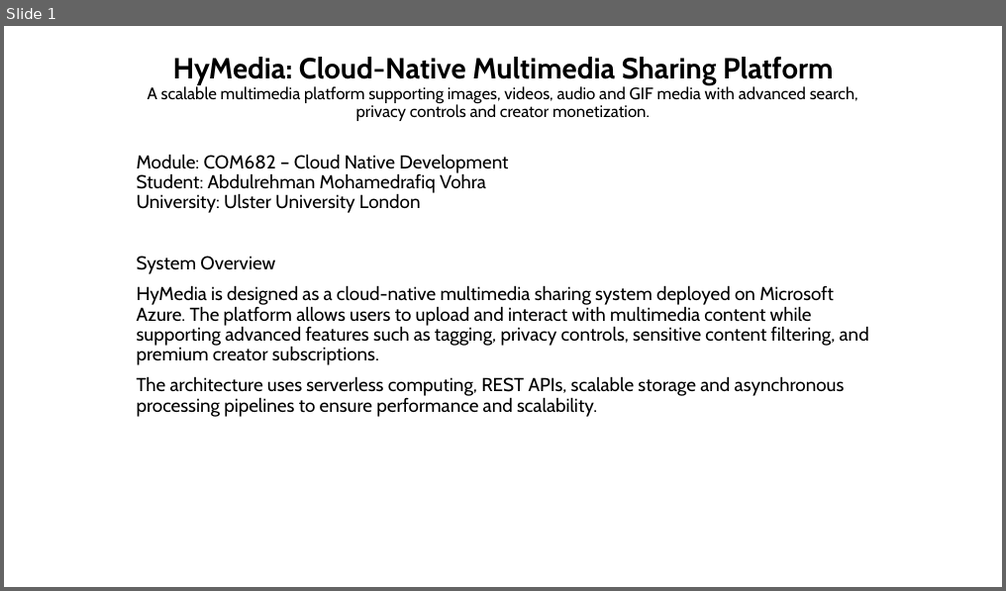
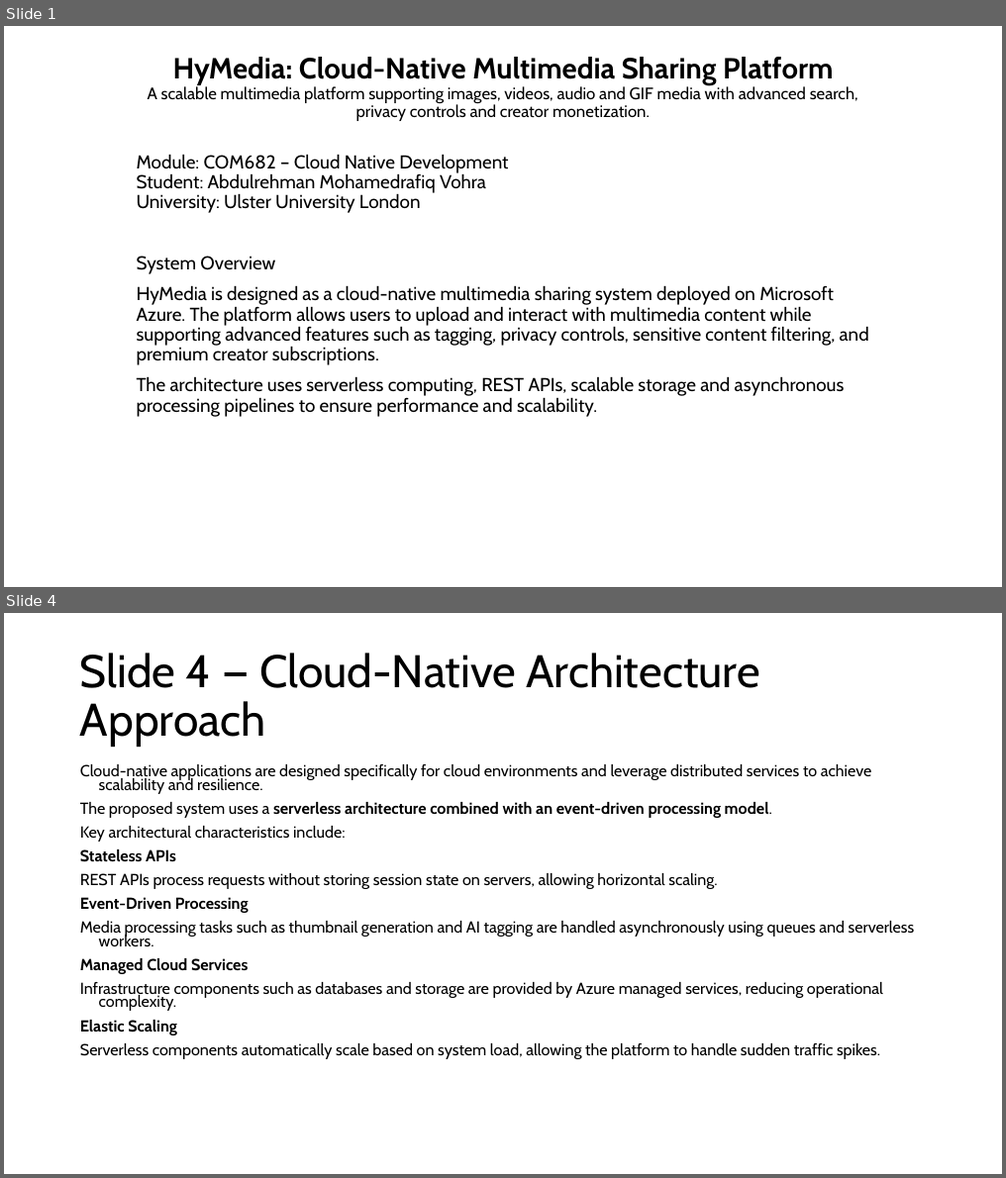
Before and after one commit to Abdulrehman-glitch/HyMedia, a slide deck: CW1_Submission.pptx. Shown one above the other, each under a label of ours: slide 1 before the commit, slides 1 and 4 after it; the slides between them are not shown. The pictures are 1006x591 and 1006x1178 pixels, drawn with LibreOffice and Linux fonts; fonts in the diff are those of the drawing. Boxes give left, top, right and bottom in pixels: in the first picture for what was removed or moved away, otherwise in the second. Text is boxed around its words. In the diff, an @@ line names an element or a change of style, - is before the commit and + after.

```diff
--- a/CW1_Submission.pptx
+++ b/CW1_Submission.pptx
@@ slide 4 added at (x1=4, y1=613, x2=1002, y2=1174), background #FFFFFF @@
@@ title added at (x1=80, y1=653, x2=760, y2=747), 44 pt, text #000000 @@
+Slide 4 — Cloud-Native Architecture Approach
@@ text added at (x1=80, y1=764, x2=915, y2=1059), 15.4 pt, text #000000 @@
+Cloud-native applications are designed specifically for cloud environments and leverage distributed services to achieve scalability and resilience.
+The proposed system uses a serverless architecture combined with an event-driven processing model.
+Key architectural characteristics include:
+Stateless APIs
+REST APIs process requests without storing session state on servers, allowing horizontal scaling.
+Event-Driven Processing
+Media processing tasks such as thumbnail generation and AI tagging are handled asynchronously using queues and serverless workers.
+Managed Cloud Services
+Infrastructure components such as databases and storage are provided by Azure managed services, reducing operational complexity.
+Elastic Scaling
+Serverless components automatically scale based on system load, allowing the platform to handle sudden traffic spikes.
```
Also in this commit, not shown: 13 other slides added.
